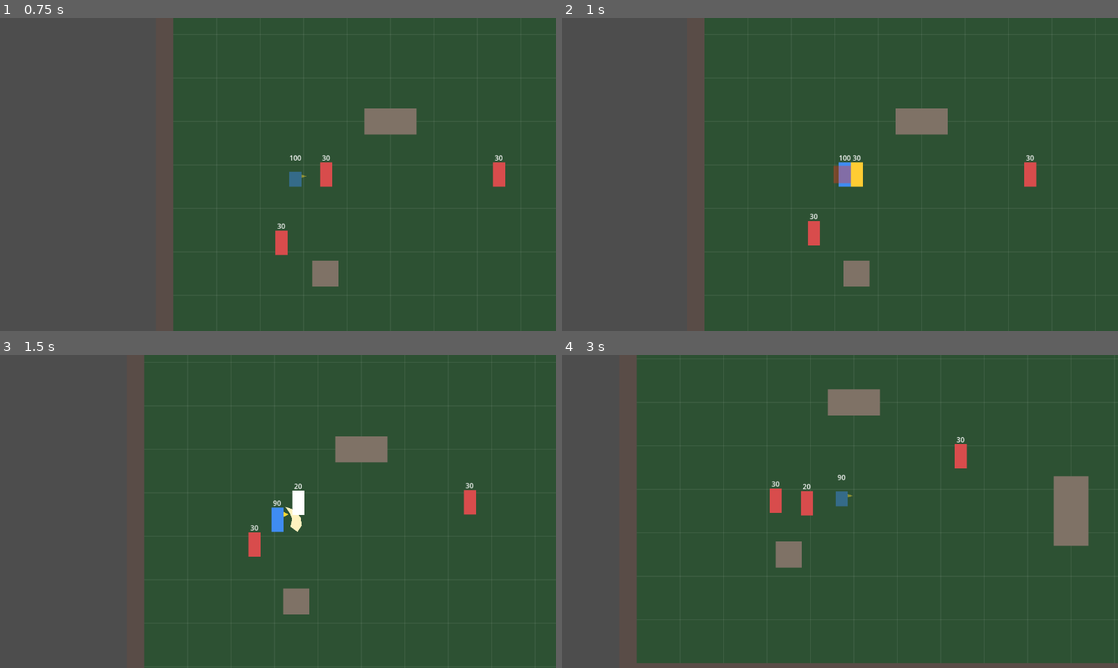
Above: before the commit, frames 1-4 (two rows, left to right).
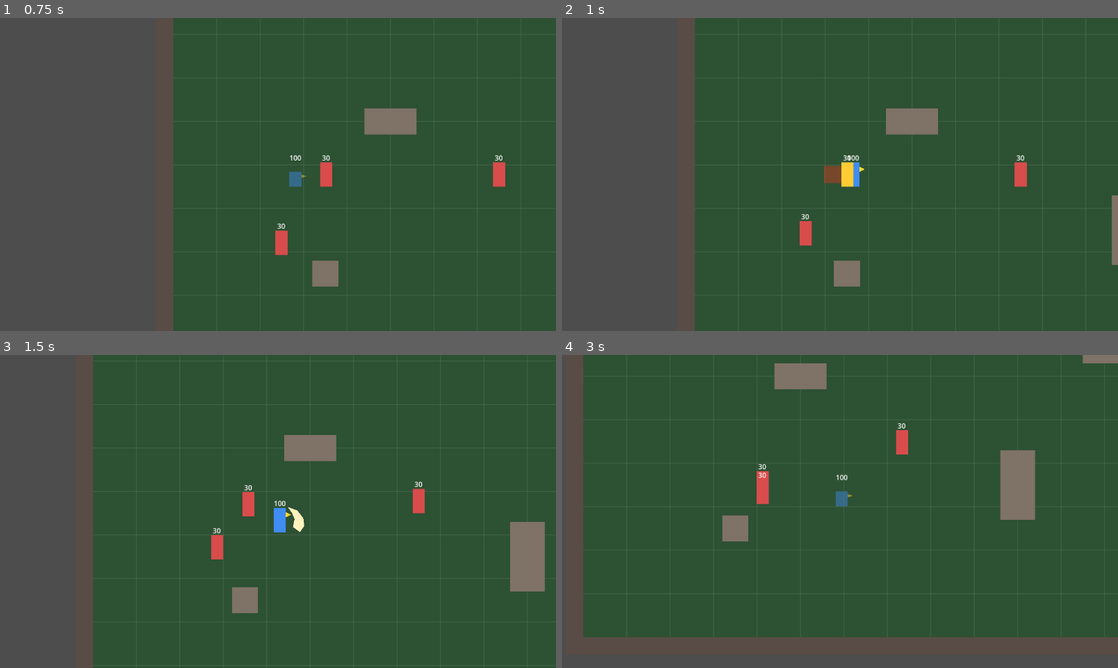
Above: after the commit, the same moments.

Repository: knc219-a11y/second-game
Game: Godot game, scene res://scenes/test_map.tscn
Same seed, same stepped clock (60 frames per second), same inputs: the game is played once before the commit and once after it.
Inputs:
- Up to frame 1 (0.75 s): hold Right (move_right) from 0.53 s (still down); tap Space (roll) at 0.6 s
- Up to frame 2 (1 s): keep holding Right (move_right)
- Up to frame 3 (1.5 s): release Right (move_right) at 1.28 s; hold Down (move_down) from 1.28 s (still down); tap X (attack) at 1.35 s
- Up to frame 4 (3 s): tap Space (roll) at 1.55, 2.1, 2.85 s; release Down (move_down) at 2.03 s; hold Right (move_right) 2.03-2.78 s; hold Up (move_up) from 2.78 s (still down)

Frame 1 is identical in both runs. In frame 2, 3.6% of the frame differs, in the area x 23-100%, y 0-100%; in frame 3, 14%; in frame 4, 22%, in the area x 3-100%, y 0-99%.

Commit message:
Player: roll passes through enemies to escape a surround
Enemy bodies move to their own physics layer 4 (enemy_body). While rolling,
the Player drops enemies from its mask and leaves the world layer, so it
passes through enemies (no shoving them ahead) while walls still block it.
If a roll ends inside an enemy, this stays on until the Player walks out.

Co-Authored-By: Claude Opus 5.5 (1M context) <noreply@anthropic.com>
Claude-Session: https://claude.ai/code/session_01Ctzun6DvsfHi6K9GDLxPnC

Diff:
--- a/project.godot
+++ b/project.godot
@@ -18,6 +18,7 @@
 2d_physics/layer_1="world"
 2d_physics/layer_2="enemy_hurtbox"
 2d_physics/layer_3="player_hurtbox"
+2d_physics/layer_4="enemy_body"
 
 [input]
 
--- a/scenes/enemy.tscn
+++ b/scenes/enemy.tscn
@@ -12,6 +12,8 @@
 size = Vector2(40, 40)
 
 [node name="Enemy" type="CharacterBody2D"]
+collision_layer = 8
+collision_mask = 9
 motion_mode = 1
 script = ExtResource("1")
 
--- a/scenes/player.tscn
+++ b/scenes/player.tscn
@@ -12,6 +12,7 @@
 size = Vector2(28, 56)
 
 [node name="Player" type="CharacterBody2D" groups=["player"]]
+collision_mask = 9
 motion_mode = 1
 script = ExtResource("1")
 
--- a/scripts/player.gd
+++ b/scripts/player.gd
@@ -26,6 +26,13 @@
 @export var roll_duration: float = 0.22
 @export var roll_invincible: float = 0.18
 @export var roll_cooldown: float = 0.6
+# A roll passes through enemy bodies (physics layer "enemy_body"); walls still
+# block it. Both ways are turned off: the Player ignores enemies, and its body
+# leaves "world" so chasing enemies don't get shoved ahead of the roll. If the
+# roll ends inside an enemy, this lasts until the Player has walked out, so it
+# never gets stuck in or shoved out of one.
+const WORLD_LAYER := 1
+const ENEMY_BODY_LAYER := 4
 
 enum AttackPhase { NONE, STARTUP, ACTIVE, RECOVERY }
 
@@ -46,8 +53,11 @@
 var is_invincible: bool = false
 var hurt_knockback_dir: int = 0
 var hurt_knockback_left: float = 0.0
+# True from a roll start until the Player's feet are clear of every enemy body.
+var passing_enemies: bool = false
 
 @onready var visual: Node2D = $Visual
+@onready var feet: CollisionShape2D = $CollisionShape2D
 # Placeholder attack visual. Its direction is locked to facing when the attack starts.
 @onready var attack_pivot: Node2D = $AttackPivot
 # Monitoring is on only during ACTIVE.
@@ -73,6 +83,9 @@
 
 	if roll_cooldown_left > 0.0:
 		roll_cooldown_left -= delta
+
+	if passing_enemies and roll_time_left <= 0.0 and not _overlaps_enemy():
+		_set_passing_enemies(false)
 
 	var input := Vector2(
 		Input.get_axis("move_left", "move_right"),
@@ -123,6 +136,7 @@
 	roll_time_left = roll_duration
 	hurt_knockback_left = 0.0
 	roll_cooldown_left = roll_cooldown
+	_set_passing_enemies(true)
 	is_invincible = roll_invincible > 0.0
 	# Placeholder look: squashed while rolling, see-through while invincible.
 	visual.scale.y = 0.6
@@ -145,6 +159,20 @@
 	is_invincible = false
 	visual.scale.y = 1.0
 	visual.modulate.a = 1.0
+
+
+func _set_passing_enemies(on: bool) -> void:
+	passing_enemies = on
+	set_collision_mask_value(ENEMY_BODY_LAYER, not on)
+	set_collision_layer_value(WORLD_LAYER, not on)
+
+
+func _overlaps_enemy() -> bool:
+	var query := PhysicsShapeQueryParameters2D.new()
+	query.shape = feet.shape
+	query.transform = feet.global_transform
+	query.collision_mask = 1 << (ENEMY_BODY_LAYER - 1)
+	return not get_world_2d().direct_space_state.intersect_shape(query, 1).is_empty()
 
 
 func _start_attack() -> void:
